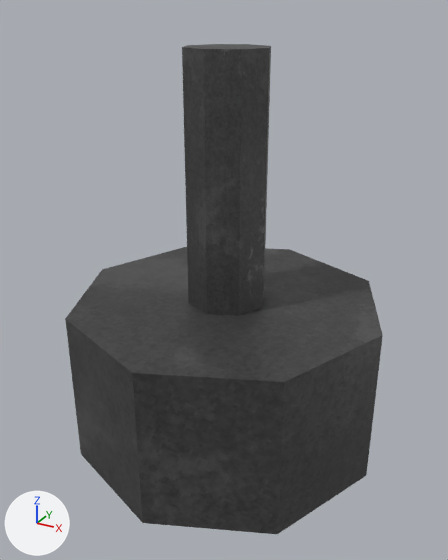
A saved change to the Blender file assets/models/toggle_switch.blend.
The view is the same before and after, from a 50 mm camera at (0.17, -0.314, 0.219) aimed at (0.001, -0.006, 0.066). Arrows for +X, +Y and +Z are at lower left; the lights stay in place.

In view in the first picture: 'ToggleSwitchBase', 'ToggleSwitchFlick'.
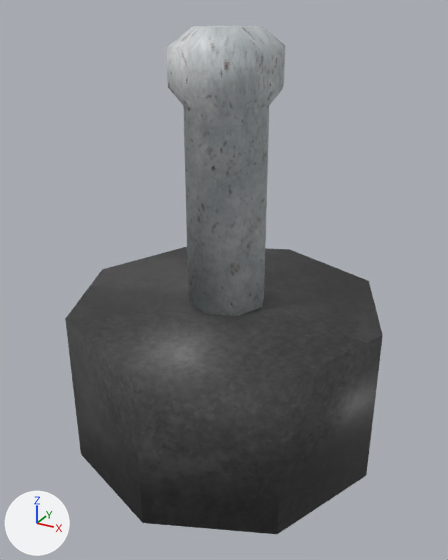
The newer file is also rescaled (x0.33) as a whole; pictures and numbers use the older file's frame.

Pixel boxes (x1, y1, x2, y2) of what changed, in the pictures (448 x 560 px):
'ToggleSwitchFlick', reshaped (33% wider, 7% taller)
    before: (182, 44, 271, 316)
    after: (166, 25, 285, 316)
part 1 of me_toggleswitchbase, shading changed
    both: (65, 247, 383, 534)
part 2 of me_toggleswitchflick, built on
    before: (184, 44, 271, 49)
    after: (166, 25, 285, 110)
part 3 of me_toggleswitchflick, recoloured (black to grey)
    both: (183, 106, 269, 316)

The change in detail:
Picture 'metal_light.png' (img_metal_light_png) is new.
Material 'MetalLight' (mat_metallight) is new.
Its texture is img_metal_light_png.
me_toggleswitchbase has 16 vertices, 10 faces and spans x -0.1..0.1, y -0.1..0.1, z -0.05..0.05.
me_toggleswitchbase is used by ob_toggleswitchbase; location (0.0, 0.0, 0.0).
me_toggleswitchbase part 1: all faces are now shaded smooth (10 of 10 changed).
me_toggleswitchflick is used by ob_toggleswitchflick; location (0.0, 0.0, 0.0).
me_toggleswitchflick had 16 vertices, 10 faces and spanned x -0.025..0.025, y -0.025..0.025, z 0.0..0.2.
me_toggleswitchflick now has 40 vertices, 34 faces and spans x -0.033..0.033, y -0.033..0.033, z 0.0..0.21.
Part 2, on me_toggleswitchflick:
1 face is deleted.
8 vertices in x -0.025..0.025, y -0.025..0.025, z 0.2 move by (0.0, 0.0, -0.03).
16 vertices are added at x -0.033..0.033, y -0.033..0.033, z 0.18..0.21.
8 new vertices lie (0.0, 0.0, 0.02) away from vertices in x -0.033..0.033, y -0.033..0.033, z 0.18.
25 new faces join them.
me_toggleswitchflick part 3: 9 faces spanning x -0.025..0.025, y -0.025..0.025, z 0.0..0.17 switch from mat_metalsurface (picture img_metal_surface_png) to mat_metallight (picture img_metal_light_png).
